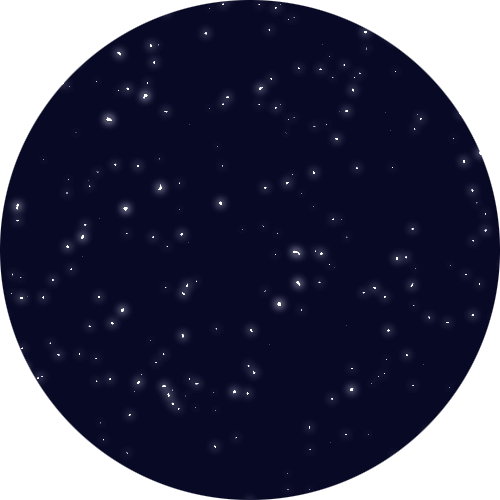
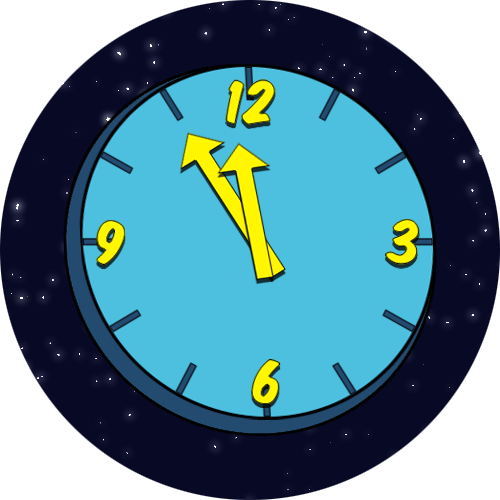
Before/after of a w=500, h=500 layered artwork. What changed in the layer stack:
removed layer "Layer 1" over bbox(63, 64, 437, 436)
added layer "Short Arm" above "Long Arm" over bbox(216, 142, 275, 281)
added layer "Long Arm" above "12" over bbox(179, 132, 287, 278)
added layer "12" above "3" over bbox(224, 79, 276, 125)
added layer "3" above "6" over bbox(385, 219, 421, 265)
added layer "6" above "9" over bbox(251, 359, 281, 404)
added layer "9" above "Clock Face Ticks" over bbox(95, 220, 126, 265)
added layer "Clock Face Ticks" above "Clock Face Light" over bbox(82, 67, 433, 417)
added layer "Clock Face Light" above "Clock Face Dark" over bbox(79, 64, 437, 420)
added layer "Clock Face Dark" above "Background" over bbox(63, 64, 437, 436)
added layer "Background" over bbox(63, 64, 437, 436)
